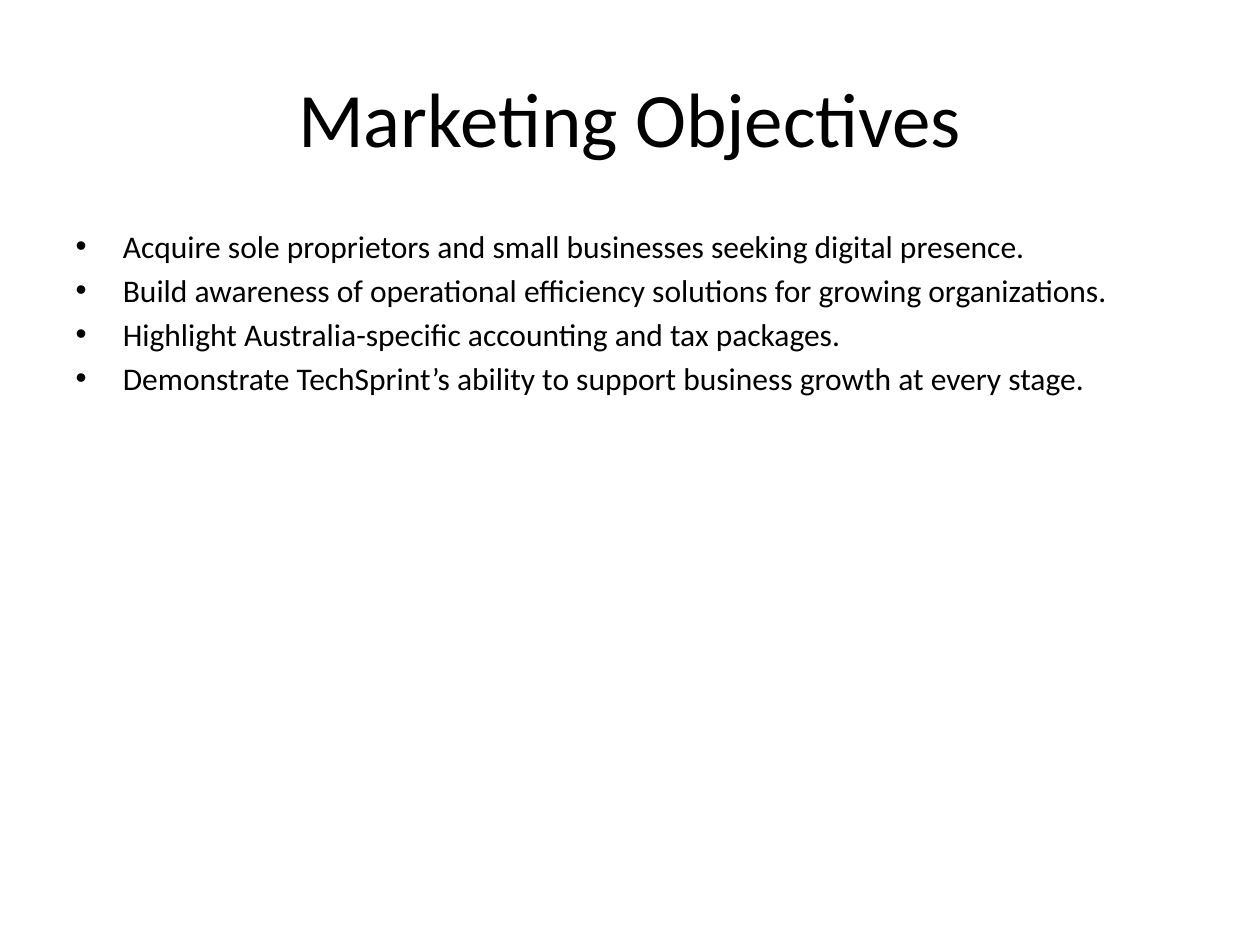
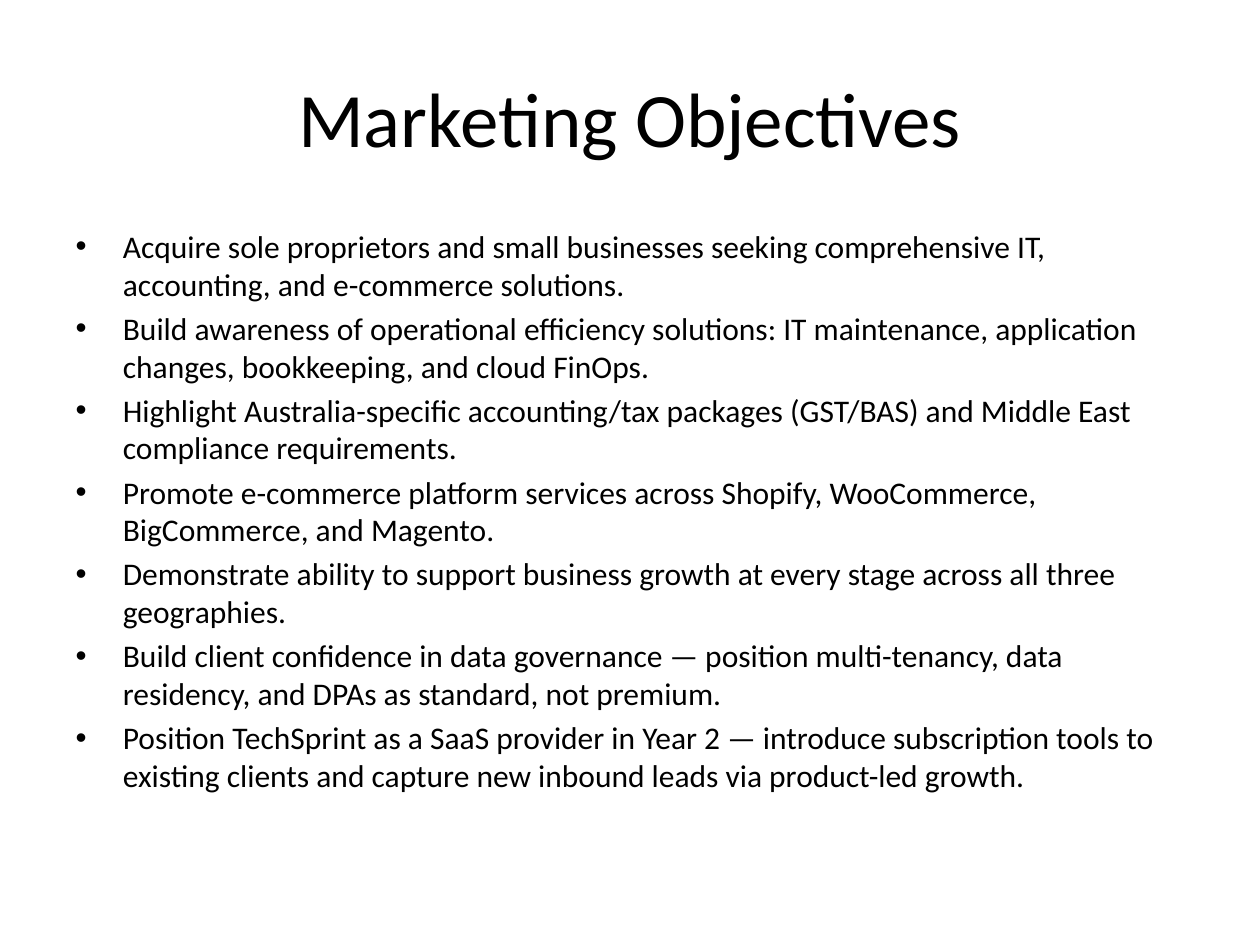
Before and after one commit to rajendran30/techsprint, a slide deck: slide 6 of marketing-strategy.pptx. Drawn at 1260x945 pixels with LibreOffice and Linux fonts; fonts in the diff are those of the drawing. Boxes give left, top, right and bottom in pixels: in the first picture for what was removed or moved away, otherwise in the second. Text is boxed around its words. In the diff, an @@ line names an element or a change of style, - is before the commit and + after.

Commit message:
Added value additions and combined Cloud consulting and Finops into one category

```diff
--- a/marketing-strategy.pptx
+++ b/marketing-strategy.pptx
@@ text at box(123, 236, 1153, 793): text changed @@
-• Acquire sole proprietors and small businesses seeking digital presence.
-• Build awareness of operational efficiency solutions for growing organizations.
-• Highlight Australia-specific accounting and tax packages.
-• Demonstrate TechSprint’s ability to support business growth at every stage.
+• Acquire sole proprietors and small businesses seeking comprehensive IT, accounting, and e-commerce solutions.
+• Build awareness of operational efficiency solutions: IT maintenance, application changes, bookkeeping, and cloud FinOps.
+• Highlight Australia-specific accounting/tax packages (GST/BAS) and Middle East compliance requirements.
+• Promote e-commerce platform services across Shopify, WooCommerce, BigCommerce, and Magento.
+• Demonstrate ability to support business growth at every stage across all three geographies.
+• Build client confidence in data governance — position multi-tenancy, data residency, and DPAs as standard, not premium.
+• Position TechSprint as a SaaS provider in Year 2 — introduce subscription tools to existing clients and capture new inbound leads via product-led growth.
```
Also in this commit, not shown: 8 other slides changed, 1 slide added, 8 other files.
